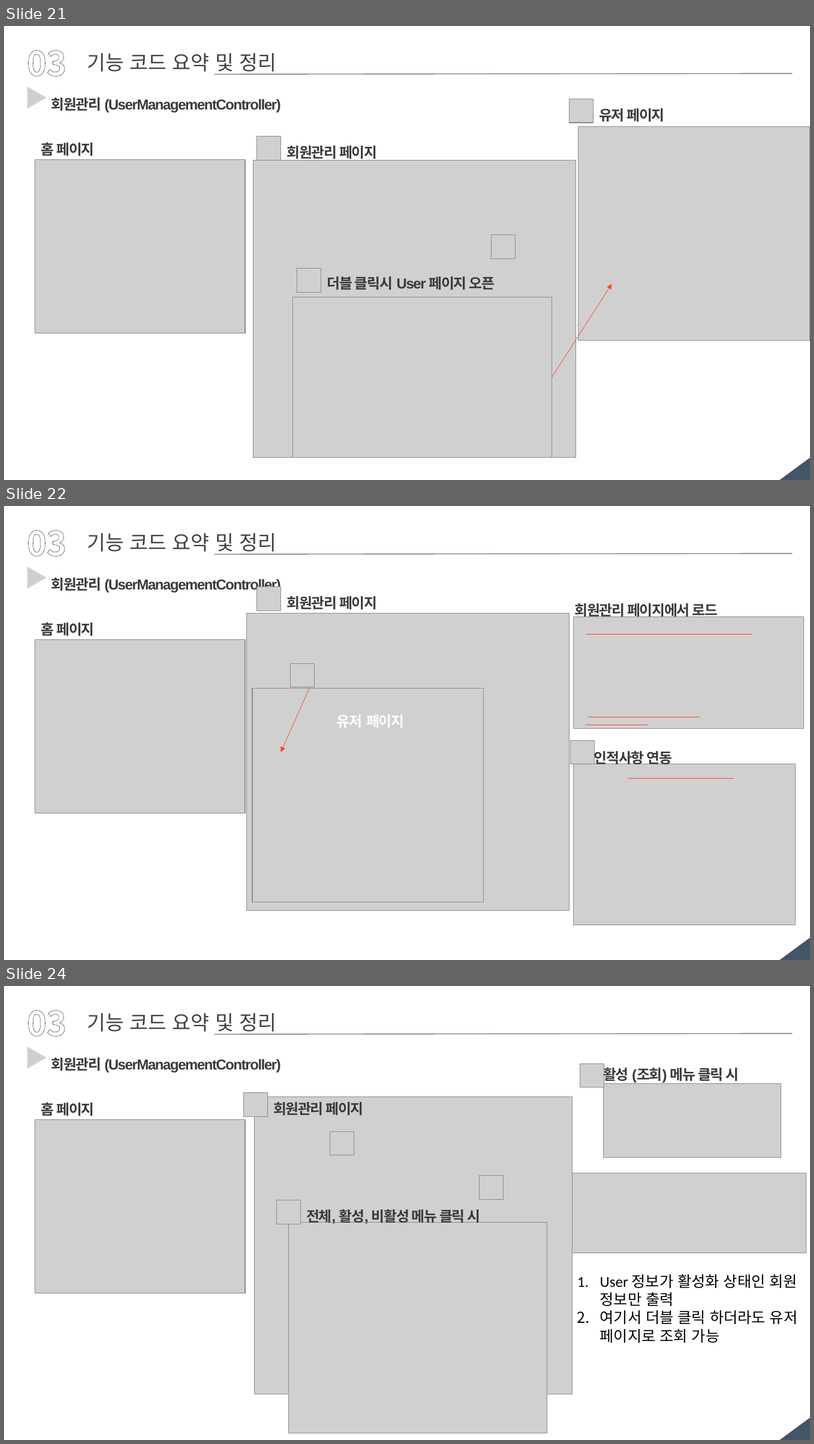
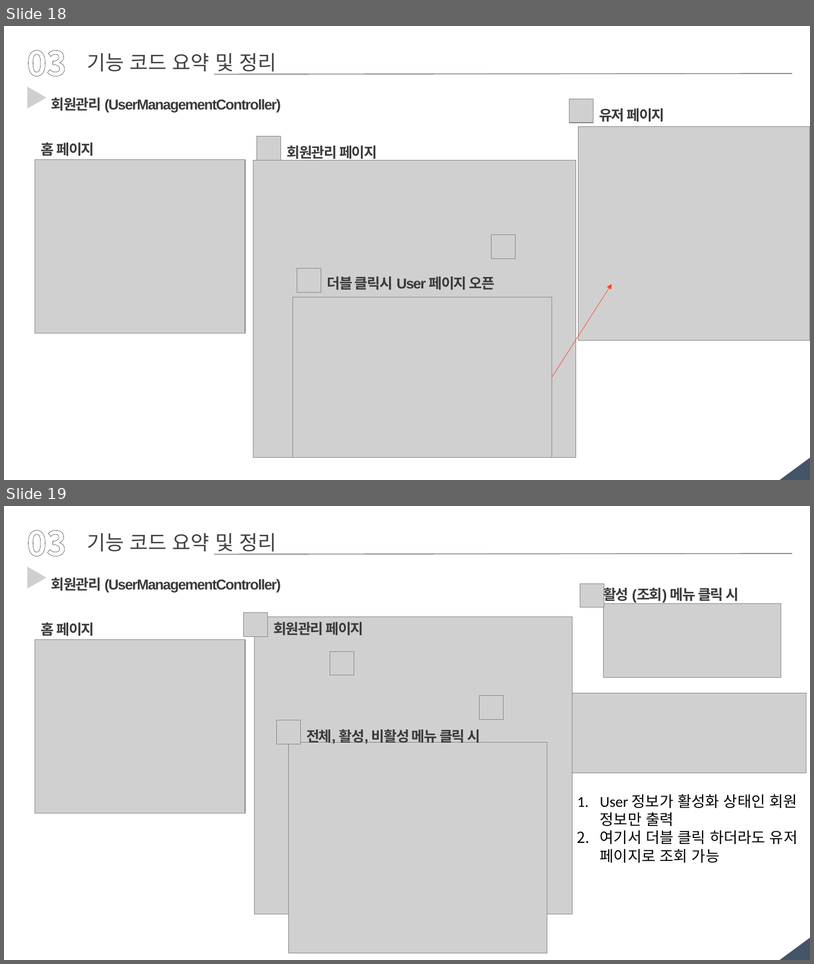
Before and after one commit to GyuminGomin/HealthKiosk, a slide deck: pilot project 파일/팀별 프로젝트 수행 결과 작성 양식 - 발표용.pptx. Shown one above the other, each under a label of ours: slides 21, 22 and 24 before the commit, slides 18 and 19 after it; the slides between them are not shown. The pictures are 814x1444 and 814x964 pixels, drawn with LibreOffice and Linux fonts; fonts in the diff are those of the drawing; grey boxes stand for pictures; background and template pictures are left out. Boxes give left, top, right and bottom in pixels: in the first picture for what was removed or moved away, otherwise in the second. Text is boxed around its words. In the diff, an @@ line names an element or a change of style, - is before the commit and + after.

```diff
--- a/pilot project 파일/팀별 프로젝트 수행 결과 작성 양식 - 발표용.pptx
+++ b/pilot project 파일/팀별 프로젝트 수행 결과 작성 양식 - 발표용.pptx
@@ slide 22 removed at (4,506,810,960), background #FFFFFF; not listed: 2 template elements that a slide beside it also shows @@
@@ text removed at (27,530,66,556) @@
-03
@@ text removed at (87,533,276,555) @@
-기능 코드 요약 및 정리
@@ line removed from (215, 555) to (793, 553) @@
@@ text removed at (18,560,52,594) @@
-▶
@@ text removed at (51,577,281,593) @@
-회원관리 (UserManagementController)
@@ picture removed at (257,587,281,610) @@
@@ picture removed at (246,613,570,910) @@
@@ text removed at (287,596,377,609) @@
-회원관리 페이지
@@ text removed at (575,601,718,619) @@
-회원관리 페이지에서 로드
@@ text removed at (41,622,95,636) @@
-홈 페이지
@@ picture removed at (574,617,804,729) @@
@@ picture removed at (35,640,245,813) @@
@@ line removed from (587, 634) to (753, 634) @@
@@ picture removed at (291,663,314,687) @@
@@ arrow removed from (312, 682) to (281, 751) @@
@@ picture removed at (252,688,484,902) @@
@@ text removed at (337,714,404,727) @@
-유저 페이지
@@ line removed from (588, 717) to (700, 717) @@
@@ line removed from (586, 724) to (648, 724) @@
@@ picture removed at (571,740,594,764) @@
@@ text removed at (594,748,672,764) @@
-인적사항 연동
@@ picture removed at (574,764,795,925) @@
@@ line removed from (629, 778) to (734, 778) @@
@@ what was slide 21 is now slide 18 @@
@@ what was slide 24 is now slide 19 @@
```
Also in this commit, not shown: 2 slides changed, 4 other slides removed, 2 other files.
